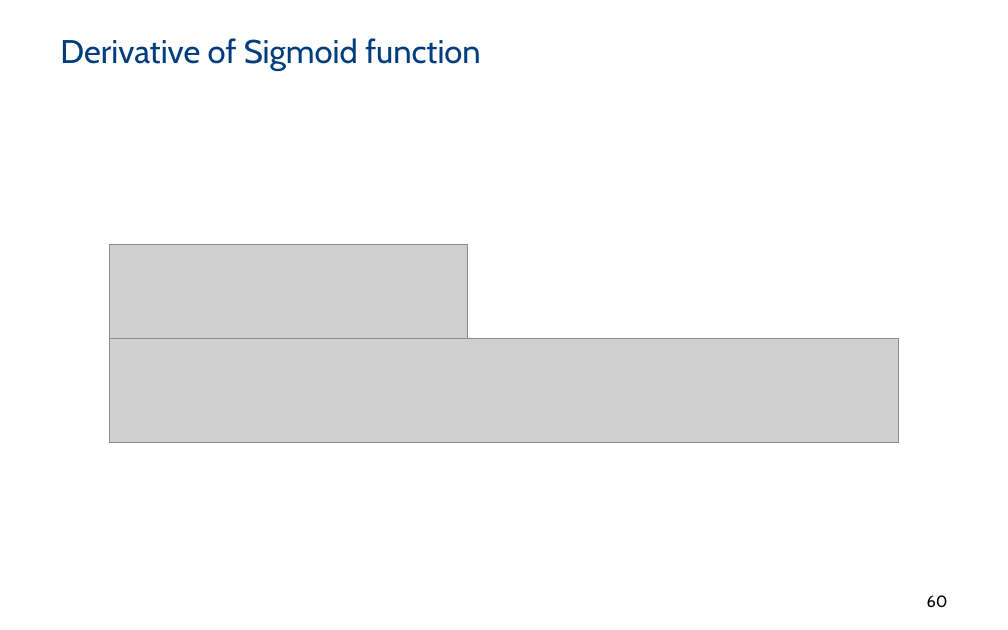
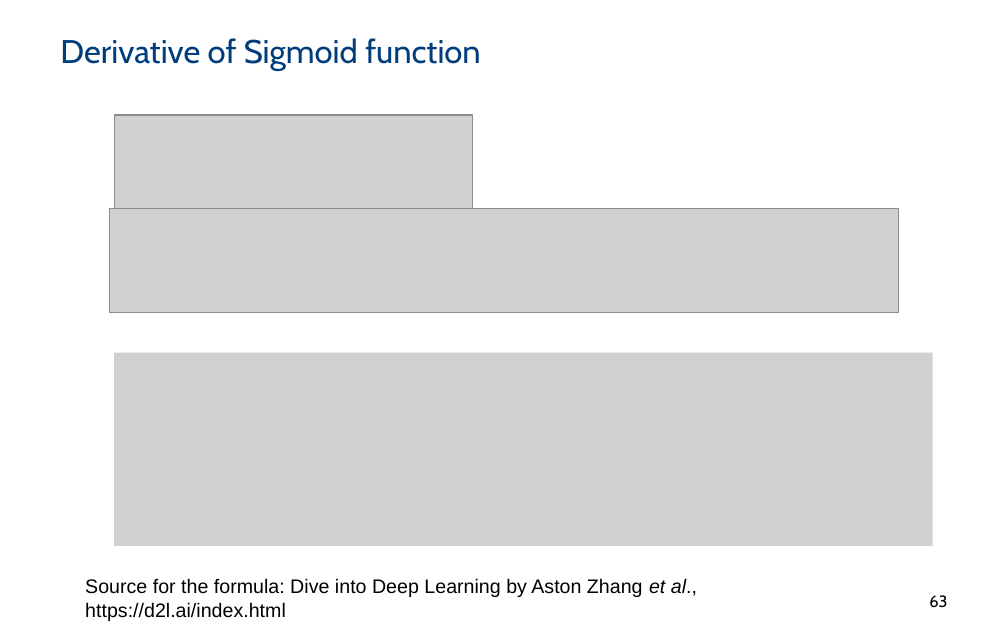
Before and after one commit to PBarnaghi/ML4NS, a slide deck: slide 63 of 06- Neural Networks/ML4NuerScience_NeuralNets.pptx (slide 60 before the commit). Drawn at 1008x630 pixels with LibreOffice and Linux fonts; fonts in the diff are those of the drawing; grey boxes stand for pictures; background and template pictures are left out. Boxes give left, top, right and bottom in pixels: in the first picture for what was removed or moved away, otherwise in the second. Text is boxed around its words. In the diff, an @@ line names an element or a change of style, - is before the commit and + after.

```diff
--- a/06- Neural Networks/ML4NuerScience_NeuralNets.pptx
+++ b/06- Neural Networks/ML4NuerScience_NeuralNets.pptx
@@ picture: place and size @@
-picture at [109,244,468,338]
+picture at [114,115,473,209]
@@ picture: place and size @@
-picture at [109,339,898,443]
+picture at [109,209,898,312]
@@ picture added at [114,353,932,546] @@
@@ text added at [85,578,697,621], 14 pt, text #000000 @@
+Source for the formula: Dive into Deep Learning by Aston Zhang et al., https://d2l.ai/index.html
@@ page number at [929,595,947,608]: text changed @@
-60
+63
```
Also in this commit, not shown: 6 other slides changed, 7 slides added, 1 slide removed, 1 other file.
